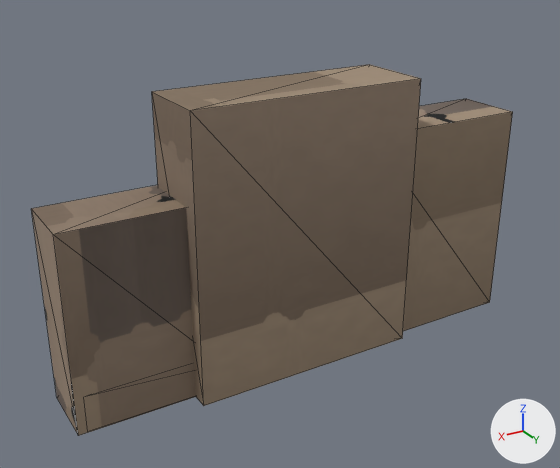
Renders of the glTF model public/models/mesa_skyline.glb from each side of a commit.
The view is the same before and after, from a 50 mm lens placed at (4.5, 6.85, 4.94), pointed at (0.36, -0.04, 1.5). The lights are fixed; the arrows at lower right show +X, +Y and +Z. The picture after the commit comes second. Mesh edges are drawn as thin lines. Vertices at exactly the same position are counted once.

The first picture shows 'mesa_skyline'.
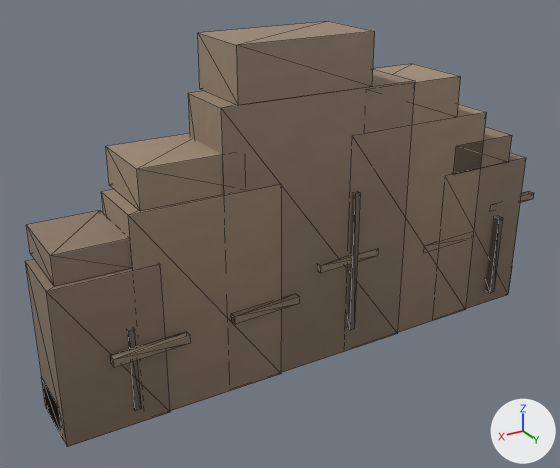
Changed parts and their boxes [x1, y1, x2, y2] in the pictures (560 x 468 px):
'mesa_skyline', reshaped, moved (15% taller): before [31, 65, 513, 436]; after [25, 21, 534, 447]
part 1 of me_cube, added: after [41, 270, 512, 439]
part 2 of me_cube, added (brown): after [466, 153, 526, 309]
part 3 of me_cube, added (brown): after [453, 127, 512, 175]
part 4 of me_cube, added: after [485, 215, 503, 293]
part 5 of me_cube, added (brown): after [398, 104, 487, 332]
part 6 of me_cube, added (brown): after [374, 64, 461, 125]
part 7 of me_cube, added (brown): after [188, 69, 415, 373]
part 8 of me_cube, added (brown): after [198, 21, 375, 105]
part 9 of me_cube, added: after [347, 191, 361, 330]
part 10 of me_cube, added (brown): after [101, 184, 282, 411]
part 11 of me_cube, added (brown): after [106, 133, 223, 211]
part 12 of me_cube, added (brown): after [25, 260, 170, 447]
part 13 of me_cube, added (brown): after [26, 210, 131, 287]
part 14 of me_cube, added: after [127, 329, 142, 411]
part 15 of me_cube, deleted (brown): before [31, 185, 196, 436]
part 16 of me_cube, cut back: before [152, 65, 513, 406]; after [110, 191, 534, 368]

The change in detail:
me_cube is used by ob_mesa_skyline; location (0.15, 0.06, 0.0).
me_cube had 32 vertices, 48 faces and spanned x -2.8..2.8, y -0.47..0.47, z 0.0..3.2.
me_cube now has 152 vertices, 228 faces and spans x -3.21..3.21, y -0.51..0.51, z 0.0..3.72.
me_cube part 1: a new loose piece, a box spanning x -2.99..3.21, y -0.37..0.25, z 0.0..0.38, in mat_mesa_skyline_baked (picture img_mesa_skyline_albedo).
me_cube part 2: a new loose piece, a box spanning x -2.91..-1.56, y -0.43..0.31, z 0.0..1.95, in mat_mesa_skyline_baked (picture img_mesa_skyline_albedo).
me_cube part 3: a new loose piece, a box spanning x -2.59..-1.67, y -0.51..0.33, z 1.95..2.3, in mat_mesa_skyline_baked (picture img_mesa_skyline_albedo).
me_cube part 4: a new loose piece, a box spanning x -2.515..-2.445, y -0.372..0.408, z 0.195..1.248, in mat_mesa_skyline_baked (picture img_mesa_skyline_albedo).
me_cube part 5: a new loose piece, a box spanning x -2.11..-0.16, y -0.41..0.33, z 0.0..2.65, in mat_mesa_skyline_baked (picture img_mesa_skyline_albedo).
me_cube part 6: a new loose piece, a box spanning x -1.64..-0.32, y -0.51..0.33, z 2.65..3.13, in mat_mesa_skyline_baked (picture img_mesa_skyline_albedo).
me_cube part 7: a new loose piece, a box spanning x -0.96..1.39, y -0.39..0.35, z 0.0..3.15, in mat_mesa_skyline_baked (picture img_mesa_skyline_albedo).
me_cube part 8: a new loose piece, a box spanning x -0.4..1.2, y -0.51..0.33, z 3.15..3.72, in mat_mesa_skyline_baked (picture img_mesa_skyline_albedo).
me_cube part 9: a new loose piece, a box spanning x -0.245..-0.175, y -0.372..0.408, z 0.315..2.016, in mat_mesa_skyline_baked (picture img_mesa_skyline_albedo).
me_cube part 10: a new loose piece, a box spanning x 0.74..2.39, y -0.37..0.37, z 0.0..2.28, in mat_mesa_skyline_baked (picture img_mesa_skyline_albedo).
me_cube part 11: a new loose piece, a box spanning x 1.13..2.26, y -0.51..0.33, z 2.28..2.69, in mat_mesa_skyline_baked (picture img_mesa_skyline_albedo).
me_cube part 12: a new loose piece, a box spanning x 2.11..3.21, y -0.35..0.39, z 0.0..1.72, in mat_mesa_skyline_baked (picture img_mesa_skyline_albedo).
me_cube part 13: a new loose piece, a box spanning x 2.38..3.13, y -0.51..0.33, z 1.72..2.03, in mat_mesa_skyline_baked (picture img_mesa_skyline_albedo).
me_cube part 14: a new loose piece, a box spanning x 2.43..2.5, y -0.372..0.408, z 0.172..1.101, in mat_mesa_skyline_baked (picture img_mesa_skyline_albedo).
me_cube part 15: the loose piece of 8 vertices spanning x 0.9..2.8, y -0.47..0.28, z 0.0..2.2 is deleted.
Part 16, on me_cube:
16 vertices are removed from x -2.8..1.5, y -0.46..0.47, z 0.0..3.2.
24 faces are deleted.
20 vertices are added at x -3.21..2.7, y 0.17..0.48, z 0.81..1.4.
12 new vertices lie (0.01, -0.08, 0.0) away from vertices in x -1.3..1.88, y 0.34..0.48, z 0.81..1.25.
8 new vertices lie (0.0, 0.08, 0.0) away from vertices in x -3.21..2.7, y 0.17..0.43, z 0.81..1.4.
60 new faces join them.
Other edits to the shape of me_cube do not show in these pictures.
Object 'mesa_skyline' (ob_mesa_skyline) moves from (0.15, 0.06, 0.0) to (-0.11, 0.06, 0.0).
